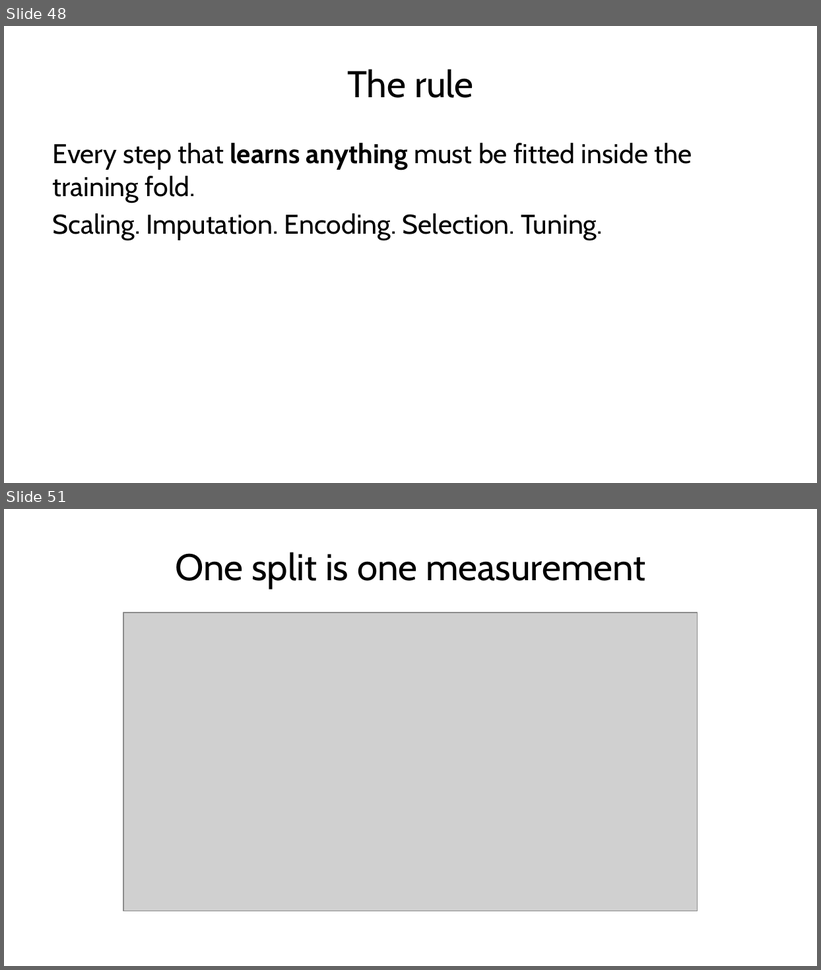
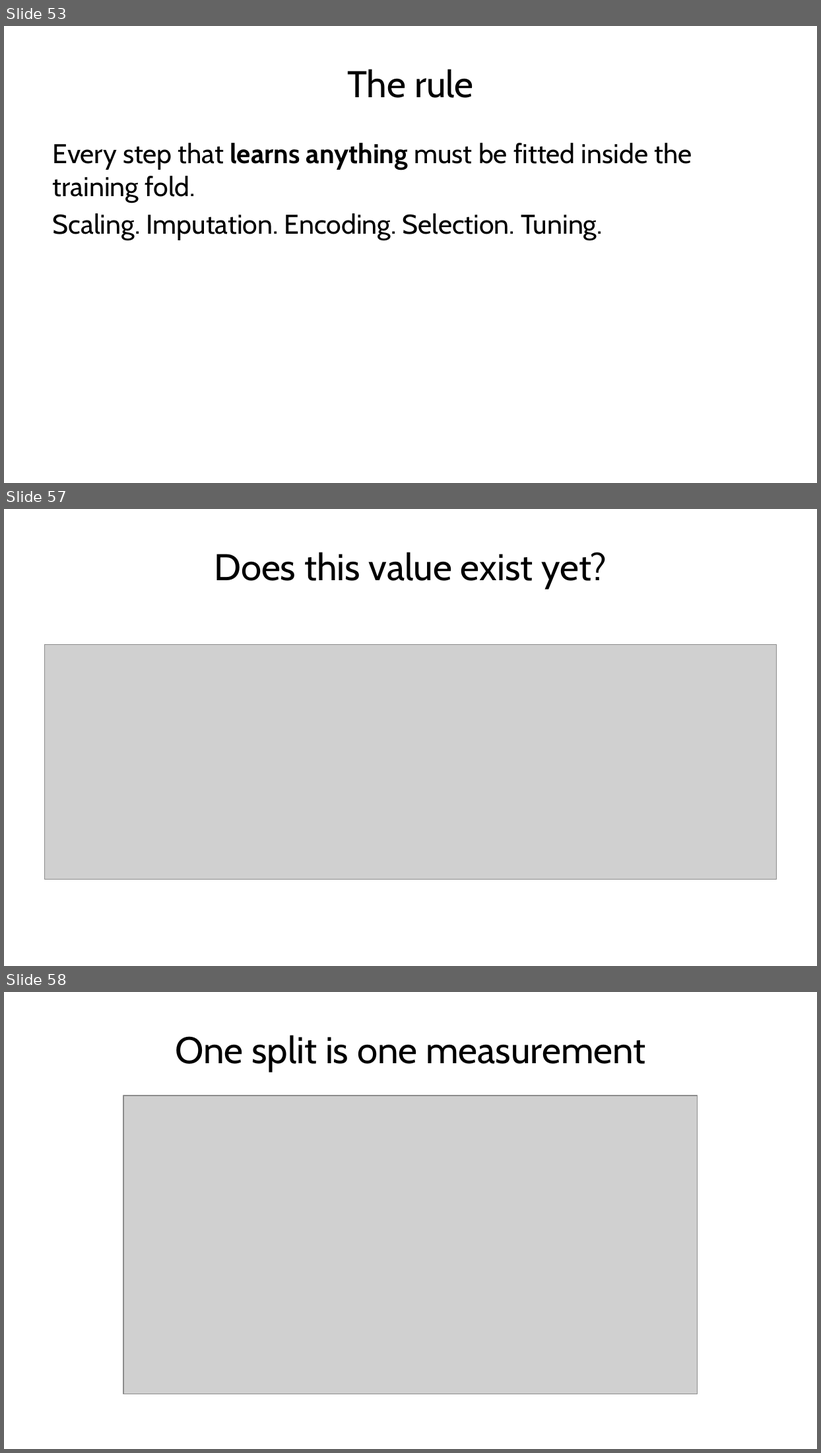
Before and after one commit to fabioantonini/technologies-for-artificial-intelligence, a slide deck: Lessons/01_introduction_and_workflow/Slides/introduction_and_workflow_slides.pptx. Shown one above the other, each under a label of ours: slides 48 and 51 before the commit, slides 53, 57 and 58 after it; the slides between them are not shown. The pictures are 821x970 and 821x1453 pixels, drawn with LibreOffice and Linux fonts; fonts in the diff are those of the drawing; grey boxes stand for pictures; background and template pictures are left out. Boxes give left, top, right and bottom in pixels: in the first picture for what was removed or moved away, otherwise in the second. Text is boxed around its words. In the diff, an @@ line names an element or a change of style, - is before the commit and + after.

```diff
--- a/Lessons/01_introduction_and_workflow/Slides/introduction_and_workflow_slides.pptx
+++ b/Lessons/01_introduction_and_workflow/Slides/introduction_and_workflow_slides.pptx
@@ slide 57 added at box(4, 509, 817, 966), background #FFFFFF @@
@@ title added at box(214, 552, 607, 589), 33 pt, text #1A1A1A @@
+Does this value exist yet?
@@ picture added at box(45, 645, 776, 880) @@
@@ what was slide 48 is now slide 53 @@
@@ what was slide 51 is now slide 58 @@
```
Also in this commit, not shown: 7 slides changed, 6 other slides added, 9 other files.
